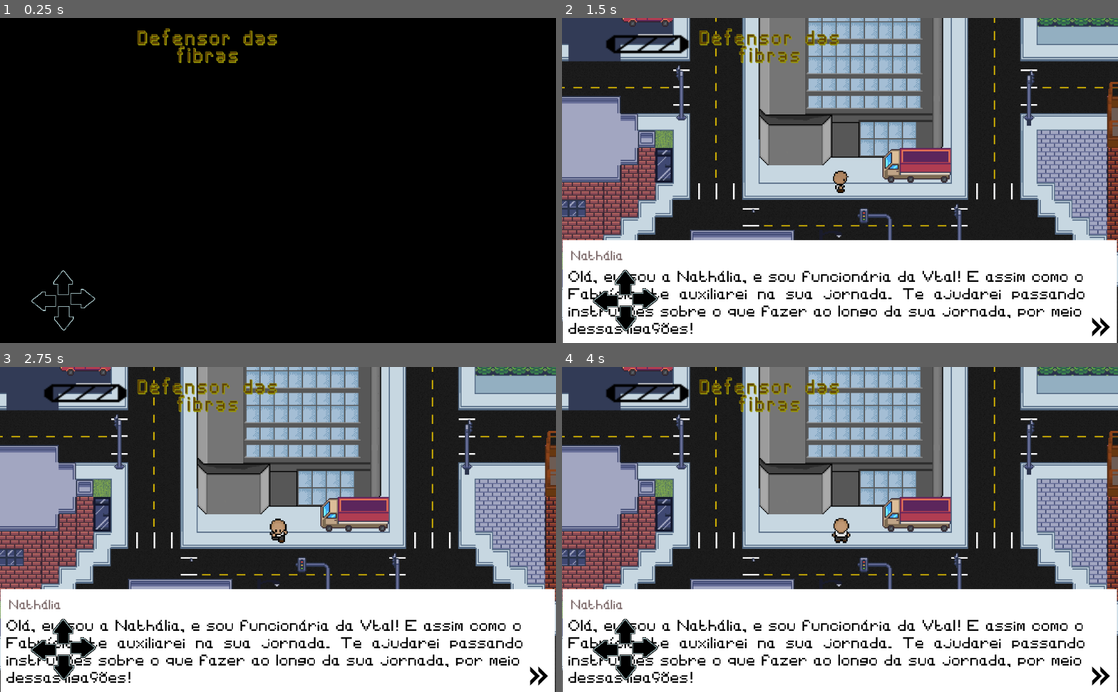
Above: before the commit, frames 1-4 (two rows, left to right).
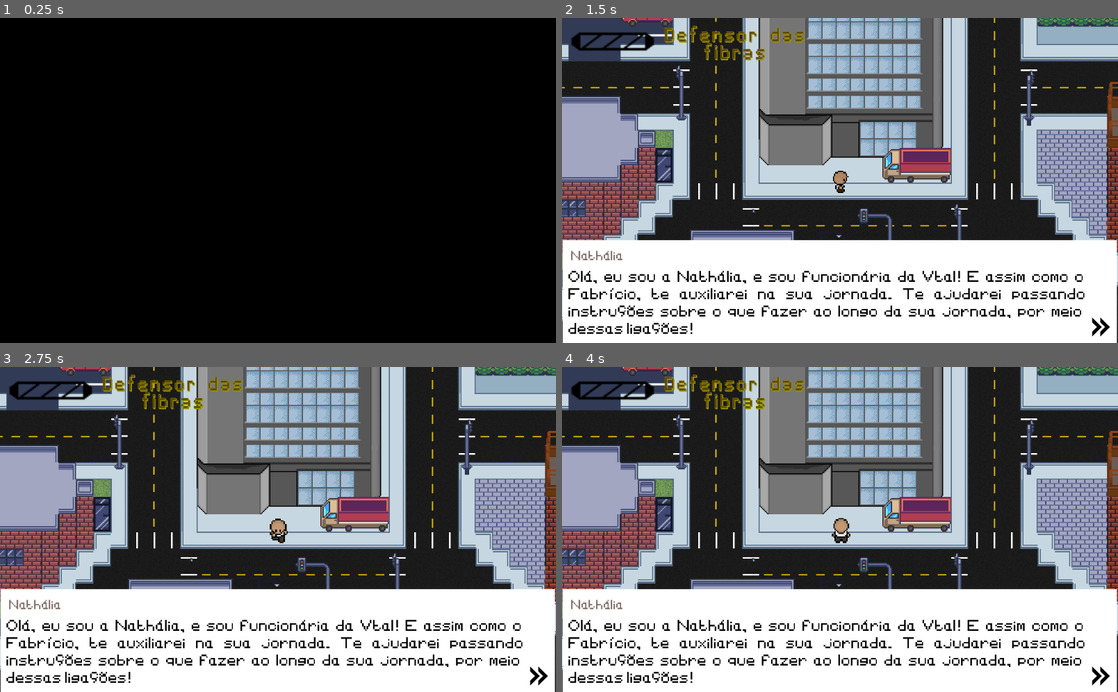
Above: after the commit, the same moments.

Repository: 2023M1T8-Inteli/grupo3
Game: Godot game, scene res://cenas/mapa_principal/mapa_principal.tscn
Two runs of this game, one before a commit and one after it. Both use one fixed random seed, a clock stepped at 60 frames per second and the inputs below. This scene is started directly instead of the project's main scene.
Inputs (mouse positions are in pixels of both pictures, inside the frame that each line leads up to):
- Up to frame 1 (0.25 s): no input
- Up to frame 2 (1.5 s): click (1101, 326) at 0.5 s; tap Enter (ui_accept) at 1.25 s; hold Right (ui_right) from 1.28 s (still down)
- Up to frame 3 (2.75 s): tap Enter (ui_accept) at 1.52, 2.27 s; release Right (ui_right) at 2.03 s; hold Down (ui_down) from 2.03 s (still down)
- Up to frame 4 (4 s): release Down (ui_down) at 2.78 s; hold Right (ui_right) 2.78-3.53 s; hold Up (ui_up) from 3.53 s (still down); tap Enter (ui_accept) at 3.77 s

The runs differ from the first frame. In frame 1, 1.0% of the frame differs, in the area x 5-50%, y 3-97%; in frame 2, 2.8%, in the area x 1-50%, y 2-97%; in frame 3, 2.8%; in frame 4, 2.8%.

Commit message:
update

Diff:
--- a/src/Projeto-MR.Vtal/cenas/mapa_principal/mapa_principal.tscn
+++ b/src/Projeto-MR.Vtal/cenas/mapa_principal/mapa_principal.tscn
@@ -110,42 +110,42 @@
 scale = Vector2( 1.0537, 1 )
 
 [node name="Camera2D" type="Camera2D" parent="Personagem"]
+scale = Vector2( 1, 1 )
 current = true
+
+[node name="Node2D" parent="Personagem/Camera2D" instance=ExtResource( 9 )]
+position = Vector2( -757.168, -315.437 )
+rotation = 0.000576615
+scale = Vector2( 0.949037, 1 )
+
+[node name="gamepad" type="Node2D" parent="Personagem/Camera2D"]
+position = Vector2( -419.559, 162.758 )
+rotation = 0.000576615
+scale = Vector2( 0.949037, 1 )
+
+[node name="up" type="TouchScreenButton" parent="Personagem/Camera2D/gamepad"]
+position = Vector2( -10, 18 )
+normal = ExtResource( 1 )
+
+[node name="down" type="TouchScreenButton" parent="Personagem/Camera2D/gamepad"]
+position = Vector2( 50, 139 )
+rotation = 3.14159
+normal = ExtResource( 1 )
+
+[node name="right" type="TouchScreenButton" parent="Personagem/Camera2D/gamepad"]
+position = Vector2( 83, 46 )
+rotation = 1.5708
+normal = ExtResource( 1 )
+
+[node name="left" type="TouchScreenButton" parent="Personagem/Camera2D/gamepad"]
+position = Vector2( -44, 109 )
+rotation = -1.5708
+normal = ExtResource( 1 )
 
 [node name="AnimationPlayer" type="AnimationPlayer" parent="Personagem/Camera2D"]
 anims/RESET = SubResource( 12 )
 anims/mover = SubResource( 13 )
 
-[node name="CanvasLayer" type="CanvasLayer" parent="Personagem/Camera2D"]
-layer = 2
-
-[node name="gamepad" type="Node2D" parent="Personagem/Camera2D/CanvasLayer"]
-position = Vector2( 97, 443 )
-scale = Vector2( 1, 1 )
-
-[node name="up" type="TouchScreenButton" parent="Personagem/Camera2D/CanvasLayer/gamepad"]
-position = Vector2( -10, 18 )
-normal = ExtResource( 1 )
-
-[node name="down" type="TouchScreenButton" parent="Personagem/Camera2D/CanvasLayer/gamepad"]
-position = Vector2( 50, 139 )
-rotation = 3.14159
-normal = ExtResource( 1 )
-
-[node name="right" type="TouchScreenButton" parent="Personagem/Camera2D/CanvasLayer/gamepad"]
-position = Vector2( 83, 46 )
-rotation = 1.5708
-normal = ExtResource( 1 )
-
-[node name="left" type="TouchScreenButton" parent="Personagem/Camera2D/CanvasLayer/gamepad"]
-position = Vector2( -44, 109 )
-rotation = -1.5708
-normal = ExtResource( 1 )
-
-[node name="Node2D" parent="Personagem/Camera2D/CanvasLayer" instance=ExtResource( 9 )]
-position = Vector2( -222, -10 )
-scale = Vector2( 1, 1 )
-
 [node name="Mapa_detalhes" type="Sprite" parent="."]
 position = Vector2( 128, 34 )
 texture = ExtResource( 5 )
@@ -478,7 +478,6 @@
 shape = SubResource( 8 )
 
 [node name="Dialogo" type="ColorRect" parent="."]
-visible = false
 margin_left = -395.0
 margin_top = 309.0
 margin_right = 626.0
@@ -519,16 +518,26 @@
 [node name="Timer2" type="Timer" parent="Dialogo"]
 one_shot = true
 
+[node name="CanvasLayer3" type="CanvasLayer" parent="."]
+
+[node name="sobre_pos" type="CanvasLayer" parent="."]
+layer = 2
+
+[node name="CanvasLayer2" type="CanvasLayer" parent="."]
+layer = 2
+
+[node name="CanvasLayer" type="CanvasLayer" parent="."]
+
 [node name="Transition" parent="." instance=ExtResource( 7 )]
 
-[connection signal="pressed" from="Personagem/Camera2D/CanvasLayer/gamepad/up" to="Personagem" method="_on_up_pressed"]
-[connection signal="released" from="Personagem/Camera2D/CanvasLayer/gamepad/up" to="Personagem" method="_on_up_released"]
-[connection signal="pressed" from="Personagem/Camera2D/CanvasLayer/gamepad/down" to="Personagem" method="_on_down_pressed"]
-[connection signal="released" from="Personagem/Camera2D/CanvasLayer/gamepad/down" to="Personagem" method="_on_down_released"]
-[connection signal="pressed" from="Personagem/Camera2D/CanvasLayer/gamepad/right" to="Personagem" method="_on_right_pressed"]
-[connection signal="released" from="Personagem/Camera2D/CanvasLayer/gamepad/right" to="Personagem" method="_on_right_released"]
-[connection signal="pressed" from="Personagem/Camera2D/CanvasLayer/gamepad/left" to="Personagem" method="_on_left_pressed"]
-[connection signal="released" from="Personagem/Camera2D/CanvasLayer/gamepad/left" to="Personagem" method="_on_left_released"]
+[connection signal="pressed" from="Personagem/Camera2D/gamepad/up" to="Personagem" method="_on_up_pressed"]
+[connection signal="released" from="Personagem/Camera2D/gamepad/up" to="Personagem" method="_on_up_released"]
+[connection signal="pressed" from="Personagem/Camera2D/gamepad/down" to="Personagem" method="_on_down_pressed"]
+[connection signal="released" from="Personagem/Camera2D/gamepad/down" to="Personagem" method="_on_down_released"]
+[connection signal="pressed" from="Personagem/Camera2D/gamepad/right" to="Personagem" method="_on_right_pressed"]
+[connection signal="released" from="Personagem/Camera2D/gamepad/right" to="Personagem" method="_on_right_released"]
+[connection signal="pressed" from="Personagem/Camera2D/gamepad/left" to="Personagem" method="_on_left_pressed"]
+[connection signal="released" from="Personagem/Camera2D/gamepad/left" to="Personagem" method="_on_left_released"]
 [connection signal="body_entered" from="Situacao" to="." method="_on_Situacao_body_entered"]
 [connection signal="body_entered" from="Situacao" to="Personagem" method="_on_Situacao_body_entered"]
 [connection signal="body_exited" from="Situacao" to="." method="_on_Situacao_body_exited"]
--- a/src/Projeto-MR.Vtal/cenas/situacoes/Situação1.tscn
+++ b/src/Projeto-MR.Vtal/cenas/situacoes/Situação1.tscn
@@ -81,7 +81,6 @@
 scale = Vector2( 2.39655, 2.39655 )
 frames = SubResource( 7 )
 animation = "esquerda"
-frame = 1
 playing = true
 
 [node name="AnimationPlayer" type="AnimationPlayer" parent="NPC"]
@@ -186,7 +185,6 @@
 scale = Vector2( 1.5, 1.5 )
 
 [node name="parabens" type="Sprite" parent="."]
-visible = false
 position = Vector2( 478, 194 )
 scale = Vector2( 0.578907, 0.688244 )
 texture = ExtResource( 9 )
--- a/src/Projeto-MR.Vtal/cenas/tutorial/tutorial.tscn
+++ b/src/Projeto-MR.Vtal/cenas/tutorial/tutorial.tscn
@@ -110,7 +110,6 @@
 position = Vector2( -0.271179, 1.62711 )
 scale = Vector2( 0.804555, 0.804555 )
 frames = SubResource( 10 )
-frame = 1
 playing = true
 
 [node name="CanvasLayer" type="CanvasLayer" parent="."]
@@ -142,7 +141,6 @@
 position = Vector2( 70, -26 )
 scale = Vector2( 4.77295, 4.77295 )
 frames = SubResource( 10 )
-frame = 1
 playing = true
 
 [node name="TextureButton" type="TextureButton" parent="dialogo"]
--- a/src/Projeto-MR.Vtal/hud.tscn
+++ b/src/Projeto-MR.Vtal/hud.tscn
@@ -5,6 +5,7 @@
 [ext_resource path="res://imagens/hud/pixil-frame-0 (5).png" type="Texture" id=3]
 
 [node name="Node2D" type="Node2D"]
+position = Vector2( -238, -3 )
 script = ExtResource( 1 )
 
 [node name="MarginContainer" type="MarginContainer" parent="."]
